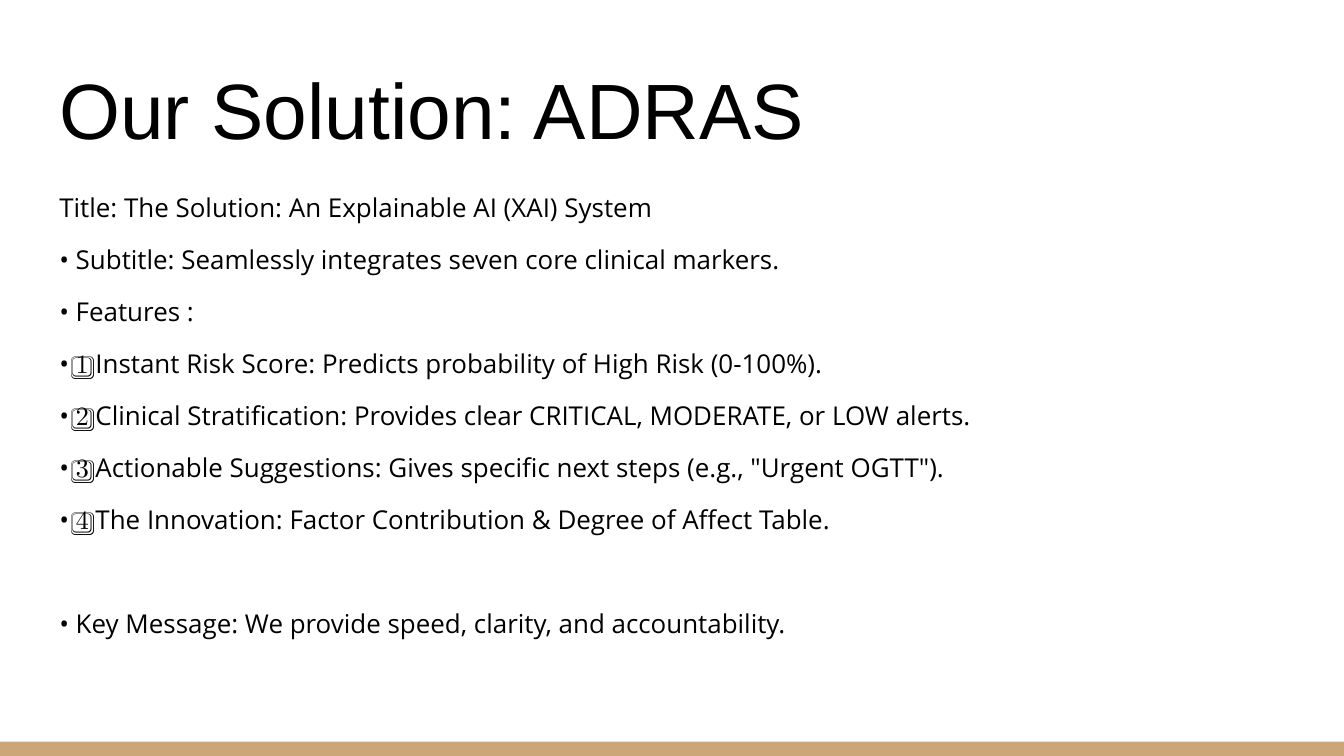
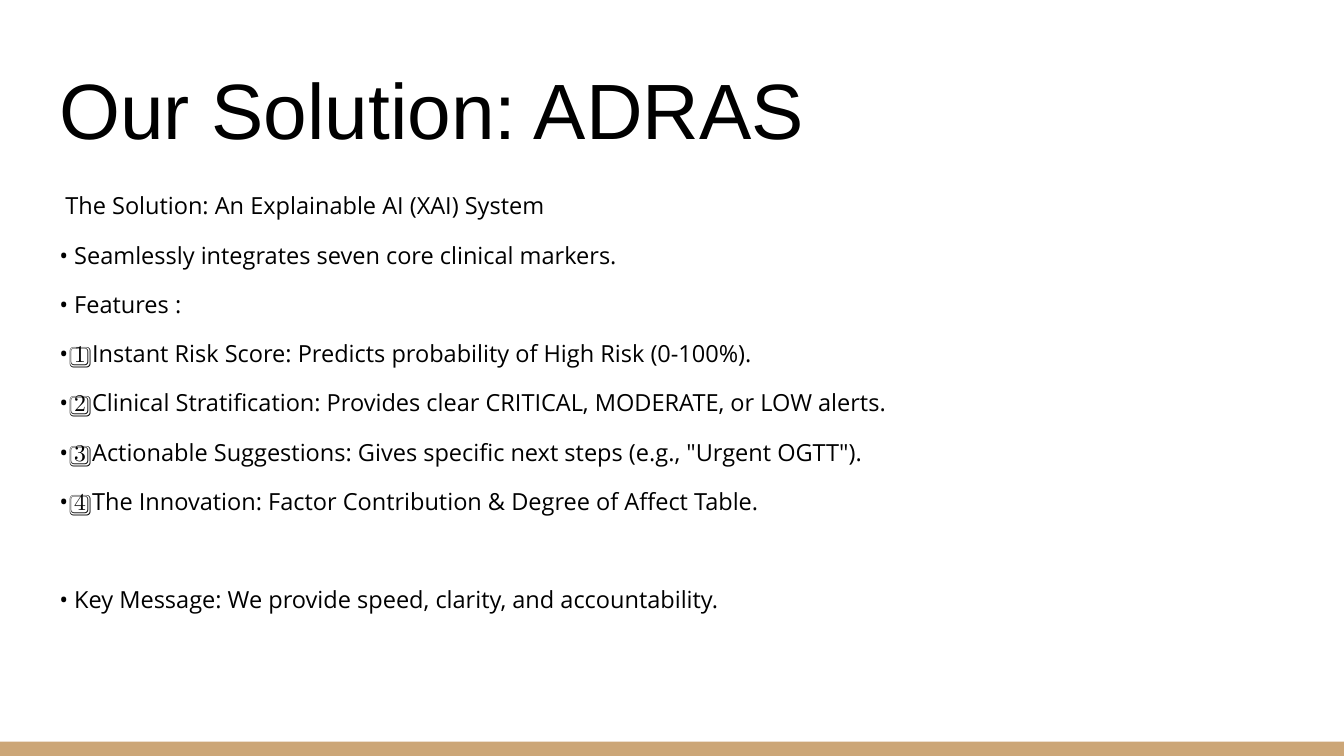
Before and after one commit to RoshiniBM/CODESPIRES, a slide deck: slide 3 of CODESPIRE ELY.pptx. Drawn at 1344x756 pixels with LibreOffice and Linux fonts; fonts in the diff are those of the drawing. Boxes give left, top, right and bottom in pixels: in the first picture for what was removed or moved away, otherwise in the second. Text is boxed around its words. In the diff, an @@ line names an element or a change of style, - is before the commit and + after.

```diff
--- a/CODESPIRE ELY.pptx
+++ b/CODESPIRE ELY.pptx
@@ text at (x1=65, y1=196, x2=617, y2=270): text changed; size 13.9 to 12.6 pt @@
-Title: The Solution: An Explainable AI (XAI) System
-• Subtitle: Seamlessly integrates seven core clinical markers.
+The Solution: An Explainable AI (XAI) System
+• Seamlessly integrates seven core clinical markers.
@@ text at (x1=74, y1=296, x2=886, y2=614): size 13.9 to 12.6 pt in "• Features :", "• 1️⃣ Instant Risk Score: Predicts probability ...", "• 2️⃣ Clinical Stratification: Provides clear CRITICAL, ...", "• 3️⃣ Actionable Suggestions: Gives specific next ..." and 2 more places @@
```
Also in this commit, not shown: 3 other slides changed.
